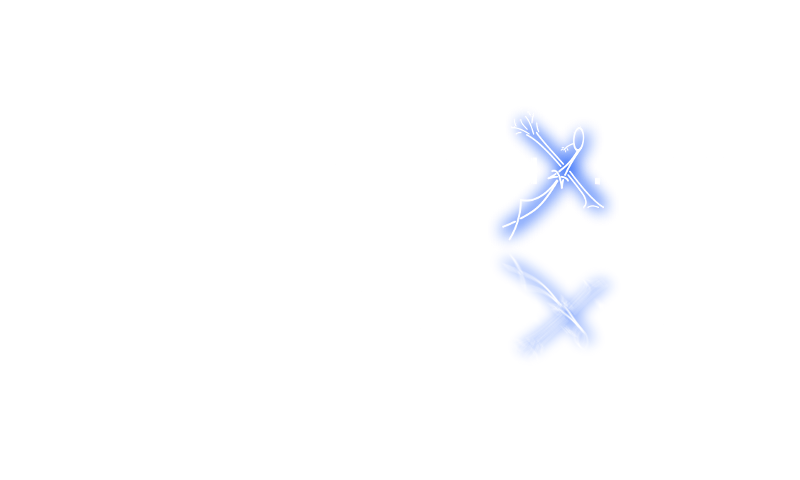
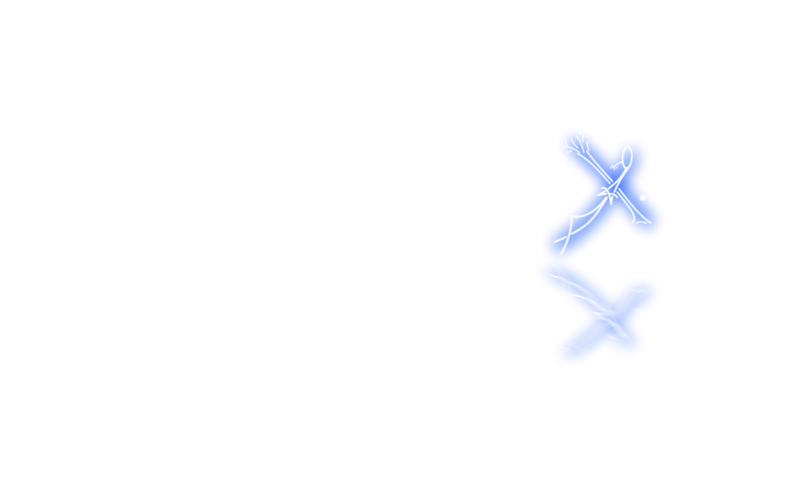
Layers edited between the first and the second (800, 480) image:
"Copie de logo": opacity 59% → 55%, painted on it over [494, 246, 660, 366]
painted on "logo" over [489, 108, 665, 265]
